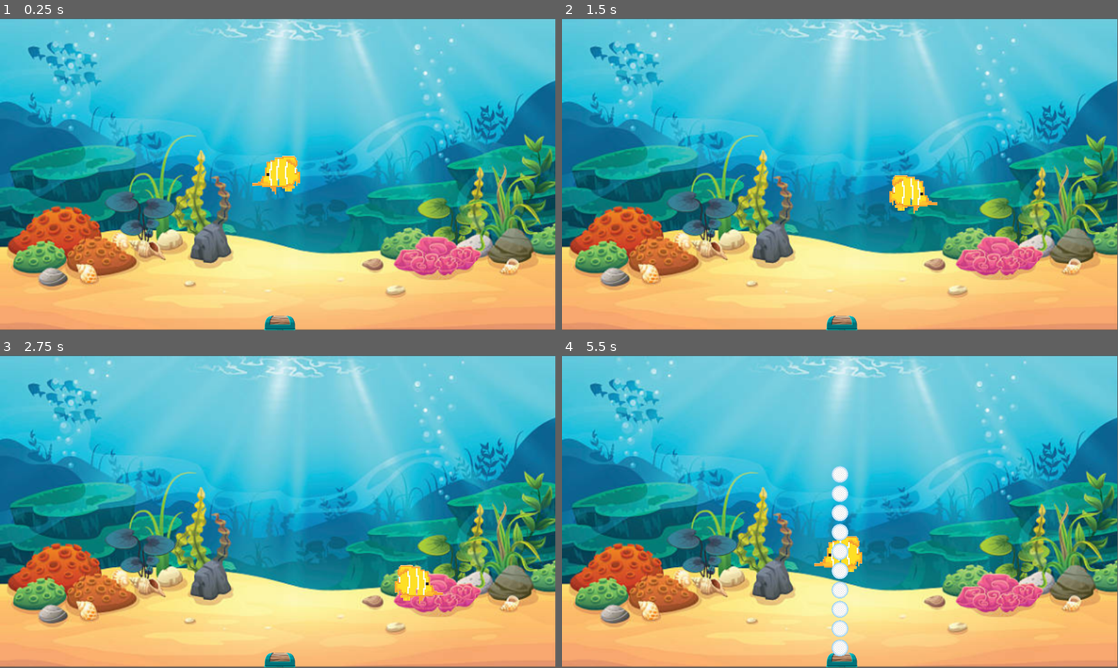
Above: before the commit, frames 1-4 (two rows, left to right).
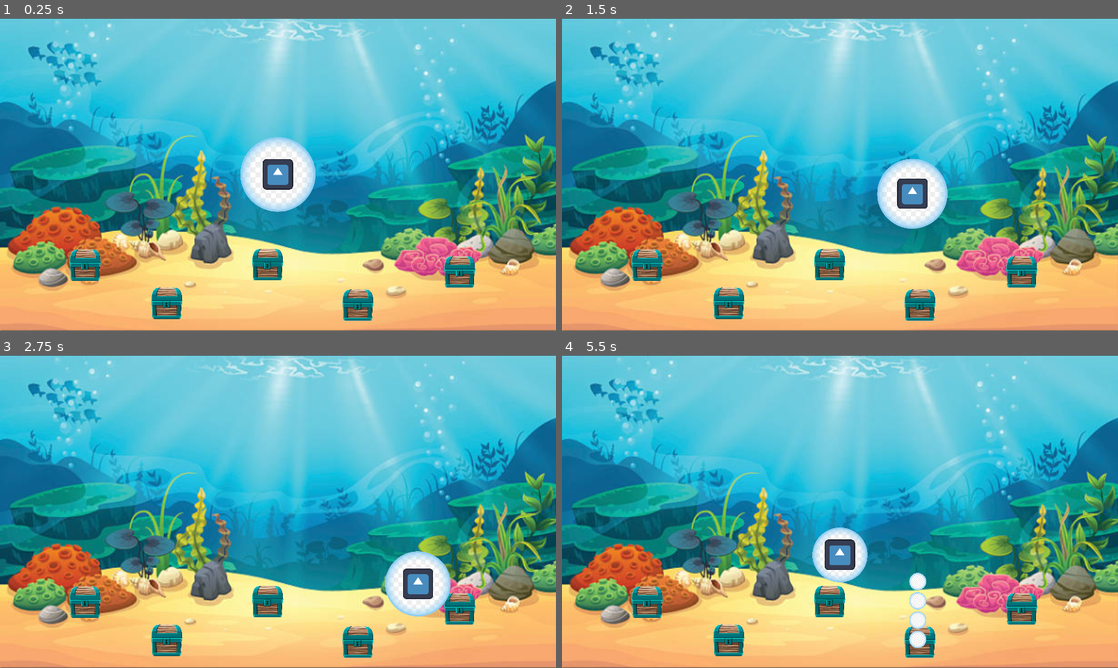
Above: after the commit, the same moments.

Repository: ReyCristian/Babelki
Game: Godot game, scene res://main.tscn
Two runs of this game, one before a commit and one after it. Both use one fixed random seed, a clock stepped at 60 frames per second and the inputs below. The engine's default icon, where the game draws it, is replaced by a stand-in: a white triangle on a blue panel in a dark square.
Inputs:
- Up to frame 1 (0.25 s): no input
- Up to frame 2 (1.5 s): hold Right (ui_right) 0.53-1.28 s; hold Down (ui_down) from 1.28 s (still down)
- Up to frame 3 (2.75 s): release Down (ui_down) at 2.03 s; hold Right (ui_right) from 2.03 s (still down)
- Up to frame 4 (5.5 s): release Right (ui_right) at 2.78 s; hold Up (ui_up) 2.78-3.53 s; hold Left (ui_left) 3.53-5.03 s; hold Down (ui_down) from 5.03 s (still down)
The window is 799x449 before the commit and 800x450 after it. Grey fills any space a smaller window leaves; there, only what the larger window draws over its background counts as a difference.

The runs differ from the first frame. In frame 1, 9.1% of the frame differs, in the area x 0-100%, y 0-100%; in frame 2, 8.8%; in frame 3, 8.2%; in frame 4, 8.9%.

Commit message:
burbuja player

Diff:
--- /dev/null
+++ b/Burbuja_player.gd
@@ -0,0 +1,30 @@
+extends Area2D
+
+@export var velocidad_perdida = 0.05;
+@export var tamaño_minimo: int;
+@export var player:Player;
+
+# Called every frame. 'delta' is the elapsed time since the previous frame.
+func _process(delta: float) -> void:
+	var perdida = delta * velocidad_perdida;
+	agregar_aire(-perdida)
+	revisar_tamaño();
+	pass
+
+
+func revisar_tamaño():
+	if (obtener_tamaño() < tamaño_minimo):
+		player.burbuja_pop();
+		queue_free()
+	pass
+
+func obtener_tamaño():
+	return 2 * $CollisionShape2D.shape.radius * min(scale.x,scale.y)
+
+func agregar_aire(incremento):
+	scale += Vector2(incremento,incremento);
+
+func _on_area_entered(area: Area2D) -> void:
+	if (area is Burbuja):
+		agregar_aire(area.pop());
+	pass # Replace with function body.
--- /dev/null
+++ b/Movimiento_fondo.gd
@@ -0,0 +1,7 @@
+extends ParallaxBackground
+
+@export var velocidad_movimiento:int = 100;
+
+func _process(delta: float) -> void:
+	$ParallaxLayer.motion_offset.x += -delta * velocidad_movimiento;
+	pass
--- a/area_2d.gd
+++ b/area_2d.gd
@@ -1,7 +1,9 @@
-extends Area2D
+class_name Burbuja extends Area2D
 
 @export var speed = 200 # velocidad de la burbuja
 var direction = Vector2.UP
+
+@export var cantidad_aire = +0.02;
 
 
 func _physics_process(delta):
@@ -11,3 +13,8 @@
 
 #func _ready() -> void:
 #	$"000207126Prev".play() acá cambio el audio por el que sea que lleve las burbujas cuando suban
+
+
+func pop() -> float:
+	queue_free();
+	return cantidad_aire;
--- a/burbuja_inicial.tscn
+++ b/burbuja_inicial.tscn
@@ -1,18 +1,18 @@
-[gd_scene load_steps=4 format=3 uid="uid://brbtdodsnj4j2"]
+[gd_scene load_steps=4 format=3 uid="uid://bsoa6trppsx4b"]
 
 [ext_resource type="Script" path="res://area_2d.gd" id="1_4m8ea"]
 [ext_resource type="Texture2D" uid="uid://b67dt34qoykbq" path="res://recursos/burbujas/bubuja.png" id="2_3jflk"]
 
 [sub_resource type="CircleShape2D" id="CircleShape2D_iras2"]
-radius = 24.0208
+radius = 18.0
 
 [node name="Burbuja_Inicial" type="Area2D"]
 script = ExtResource("1_4m8ea")
 
+[node name="Bubuja" type="Sprite2D" parent="."]
+position = Vector2(0.5, 0.500002)
+scale = Vector2(0.102778, 0.102778)
+texture = ExtResource("2_3jflk")
+
 [node name="CollisionShape2D" type="CollisionShape2D" parent="."]
 shape = SubResource("CircleShape2D_iras2")
-
-[node name="Bubuja" type="Sprite2D" parent="."]
-position = Vector2(1, 9.53674e-07)
-scale = Vector2(0.1, 0.1)
-texture = ExtResource("2_3jflk")
--- a/cofre.gd
+++ b/cofre.gd
@@ -26,7 +26,7 @@
 
 
 func wait_shooting():
-	$shoot_wait.wait_time=randf_range(2.0,5.0)
+	$shoot_wait.wait_time=randf_range(2.0,10.0)
 	$shoot_wait.one_shot=true
 	$shoot_wait.start()
 
--- a/cofre.tscn
+++ b/cofre.tscn
@@ -13,8 +13,9 @@
 scale = Vector2(0.45, 0.45)
 texture = ExtResource("2_8svq7")
 
-[node name="CollisionShape2D" type="CollisionShape2D" parent="Sprite2D"]
-position = Vector2(7.77778, 3.33333)
+[node name="CollisionShape2D" type="CollisionShape2D" parent="."]
+position = Vector2(3.5, 1.5)
+scale = Vector2(0.45, 0.45)
 shape = SubResource("RectangleShape2D_3soly")
 
 [node name="shoot_timer" type="Timer" parent="."]
--- /dev/null
+++ b/generador_de_cofres.gd
@@ -0,0 +1,19 @@
+extends CanvasLayer
+
+@export var cofre_scene: PackedScene = preload("res://cofre.tscn");
+
+
+func _on_timer_timeout() -> void:
+	# Posiciono al jugador (ajusta la posición)
+	var screen_size = $"..".get_viewport_rect().size;
+	var cofre = cofre_scene.instantiate();
+	var colocador_original = $Colocador_Cofre;
+	var nuevo_colocador = colocador_original.instance()
+
+	add_child(nuevo_colocador)
+	nuevo_colocador.add_child(cofre);
+	var pos = nuevo_colocador.global_position;
+
+	remove_child(nuevo_colocador);
+	$"..".add_child(nuevo_colocador);
+	cofre.global_position = pos;
--- a/main.gd
+++ b/main.gd
@@ -1,7 +1,6 @@
 extends Node2D
 
-@export var player_scene: PackedScene
-@export var cofre_scene: PackedScene
+@export var player_scene: PackedScene = preload("res://player.tscn");
 
 # Called when the node enters the scene tree for the first time.
 func _ready() -> void:
@@ -11,12 +10,8 @@
 	var screen_size = get_viewport_rect().size
 	player.position = Vector2((screen_size.x ) / 2,  # Centro horizontal
 		screen_size.y/2 )
-	var cofre = cofre_scene.instantiate()
-	cofre.position= Vector2 ((screen_size.x ) / 2,  # Centro horizontal
-		screen_size.y)  # Parte inferior de la pantalla
 	# Añadimos al jugador a la escena principal
 	add_child(player)
-	add_child(cofre)
 
 
 # Called every frame. 'delta' is the elapsed time since the previous frame.
--- a/main.tscn
+++ b/main.tscn
@@ -1,16 +1,61 @@
-[gd_scene load_steps=5 format=3 uid="uid://cce44wngl1yfa"]
+[gd_scene load_steps=6 format=3 uid="uid://cce44wngl1yfa"]
 
 [ext_resource type="Script" path="res://main.gd" id="1_7jjyr"]
-[ext_resource type="PackedScene" uid="uid://ck8ld6bahewyf" path="res://player.tscn" id="2_5w57y"]
 [ext_resource type="Texture2D" uid="uid://bkj6h1cg44itn" path="res://recursos/entorno/fondo pecera.png" id="2_w1d6x"]
 [ext_resource type="PackedScene" uid="uid://bkast56red7c2" path="res://cofre.tscn" id="3_02qf3"]
+[ext_resource type="Script" path="res://generador_de_cofres.gd" id="4_tw68s"]
+[ext_resource type="Script" path="res://Movimiento_fondo.gd" id="4_w6jmw"]
 
 [node name="Main" type="Node2D"]
 script = ExtResource("1_7jjyr")
-player_scene = ExtResource("2_5w57y")
-cofre_scene = ExtResource("3_02qf3")
 
-[node name="FondoPecera" type="Sprite2D" parent="."]
+[node name="ParallaxBackground" type="ParallaxBackground" parent="."]
+script = ExtResource("4_w6jmw")
+velocidad_movimiento = 0
+
+[node name="ParallaxLayer" type="ParallaxLayer" parent="ParallaxBackground"]
+motion_mirroring = Vector2(2300, 0)
+
+[node name="FondoPecera" type="Sprite2D" parent="ParallaxBackground/ParallaxLayer"]
 position = Vector2(576.5, 444.5)
 scale = Vector2(1.99481, 1.9843)
 texture = ExtResource("2_w1d6x")
+
+[node name="FondoPecera2" type="Sprite2D" parent="ParallaxBackground/ParallaxLayer"]
+position = Vector2(1726.5, 444.5)
+scale = Vector2(-1.995, 1.984)
+texture = ExtResource("2_w1d6x")
+
+[node name="Agua" type="Node2D" parent="ParallaxBackground/ParallaxLayer"]
+visible = false
+
+[node name="Generador de cofres" type="CanvasLayer" parent="ParallaxBackground/ParallaxLayer/Agua"]
+visible = false
+script = ExtResource("4_tw68s")
+
+[node name="Timer" type="Timer" parent="ParallaxBackground/ParallaxLayer/Agua/Generador de cofres"]
+wait_time = 3.142
+autostart = true
+
+[node name="Colocador_Cofre" type="VisibleOnScreenEnabler2D" parent="ParallaxBackground/ParallaxLayer/Agua/Generador de cofres"]
+position = Vector2(1212.25, 563)
+scale = Vector2(5.075, 6)
+
+[node name="VisibleOnScreenEnabler2D" type="VisibleOnScreenEnabler2D" parent="ParallaxBackground/ParallaxLayer/Agua"]
+
+[node name="Cofre" parent="ParallaxBackground/ParallaxLayer" instance=ExtResource("3_02qf3")]
+position = Vector2(172, 509)
+
+[node name="Cofre2" parent="ParallaxBackground/ParallaxLayer" instance=ExtResource("3_02qf3")]
+position = Vector2(341, 588)
+
+[node name="Cofre3" parent="ParallaxBackground/ParallaxLayer" instance=ExtResource("3_02qf3")]
+position = Vector2(550, 508)
+
+[node name="Cofre4" parent="ParallaxBackground/ParallaxLayer" instance=ExtResource("3_02qf3")]
+position = Vector2(737, 592)
+
+[node name="Cofre5" parent="ParallaxBackground/ParallaxLayer" instance=ExtResource("3_02qf3")]
+position = Vector2(948, 523)
+
+[connection signal="timeout" from="ParallaxBackground/ParallaxLayer/Agua/Generador de cofres/Timer" to="ParallaxBackground/ParallaxLayer/Agua/Generador de cofres" method="_on_timer_timeout"]
--- a/player.gd
+++ b/player.gd
@@ -1,31 +1,42 @@
-extends CharacterBody2D
+class_name Player extends CharacterBody2D
 
 @export var speed = 200
 @export var health = 10
 #@onready var shoot: AudioStreamPlayer2D = $Player/Shoot
 
+var en_burbuja = true;
 
 
 func _physics_process(delta):
-	handle_movement(delta)
+	if en_burbuja:
+		nadar();
+	else:
+		caer();
+
+	handle_movement(delta);
 
 func handle_movement(delta):
-	var velocity = Vector2.ZERO
+	# Normalizamos la velocidad y ajustamos según la speed
+	velocity = velocity.normalized() * speed
+
+	move_and_slide()
+
+func burbuja_pop():
+	en_burbuja = false;
+
+func caer():
+	velocity.y += 1
+
+func nadar():
+	velocity = Vector2.ZERO
 
 	if Input.is_action_pressed("ui_up"):
 		velocity.y -= 1
 	if Input.is_action_pressed("ui_down"):
 		velocity.y += 1
 	if Input.is_action_pressed("ui_left"):
-		$Sprite2D.scale.x=0.20
+		$CollisionShape2D.scale.x = 1
 		velocity.x -= 1
 	if Input.is_action_pressed("ui_right"):
-		$Sprite2D.scale.x =-0.20
+		$CollisionShape2D.scale.x =-1
 		velocity.x += 1
-
-	# Normalizamos la velocidad y ajustamos según la speed
-	velocity = velocity.normalized() * speed
-
-	# Asignamos la velocidad al CharacterBody2D
-	self.velocity = velocity
-	move_and_slide()
--- a/player.tscn
+++ b/player.tscn
@@ -1,19 +1,38 @@
-[gd_scene load_steps=4 format=3 uid="uid://ck8ld6bahewyf"]
+[gd_scene load_steps=7 format=3 uid="uid://ck8ld6bahewyf"]
 
 [ext_resource type="Script" path="res://player.gd" id="1_tklb1"]
-[ext_resource type="Texture2D" uid="uid://bscminr34jv2s" path="res://recursos/Player/pez temporal.png" id="2_huhd5"]
+[ext_resource type="Script" path="res://Burbuja_player.gd" id="2_5d8wt"]
+[ext_resource type="Texture2D" uid="uid://b67dt34qoykbq" path="res://recursos/burbujas/bubuja.png" id="2_j52q8"]
+[ext_resource type="Texture2D" uid="uid://dlqntvxg7sw68" path="res://icon.svg" id="3_lcfq3"]
 
-[sub_resource type="RectangleShape2D" id="RectangleShape2D_1toug"]
-size = Vector2(83.5, 57)
+[sub_resource type="CircleShape2D" id="CircleShape2D_k2nir"]
+radius = 79.0063
+
+[sub_resource type="RectangleShape2D" id="RectangleShape2D_6wmyn"]
+size = Vector2(62.5, 62.5)
 
 [node name="Player" type="CharacterBody2D"]
 script = ExtResource("1_tklb1")
 
-[node name="Sprite2D" type="Sprite2D" parent="."]
-position = Vector2(1.52588e-05, 2.38419e-07)
-scale = Vector2(0.2, 0.2)
-texture = ExtResource("2_huhd5")
+[node name="Area2D" type="Area2D" parent="." node_paths=PackedStringArray("player")]
+script = ExtResource("2_5d8wt")
+"tamaño_minimo" = 100
+player = NodePath("..")
+
+[node name="Bubuja" type="Sprite2D" parent="Area2D"]
+position = Vector2(1.5, 0.999998)
+scale = Vector2(0.452778, 0.45)
+texture = ExtResource("2_j52q8")
+
+[node name="CollisionShape2D" type="CollisionShape2D" parent="Area2D"]
+shape = SubResource("CircleShape2D_k2nir")
 
 [node name="CollisionShape2D" type="CollisionShape2D" parent="."]
-position = Vector2(5.25, 0)
-shape = SubResource("RectangleShape2D_1toug")
+shape = SubResource("RectangleShape2D_6wmyn")
+
+[node name="Sprite2D" type="Sprite2D" parent="CollisionShape2D"]
+position = Vector2(-0.25, -0.25)
+scale = Vector2(0.492188, 0.492188)
+texture = ExtResource("3_lcfq3")
+
+[connection signal="area_entered" from="Area2D" to="Area2D" method="_on_area_entered"]
--- a/project.godot
+++ b/project.godot
@@ -14,6 +14,10 @@
 run/main_scene="res://main.tscn"
 config/features=PackedStringArray("4.3", "GL Compatibility")
 config/icon="res://icon.svg"
+
+[display]
+
+window/stretch/mode="canvas_items"
 
 [input]
 
